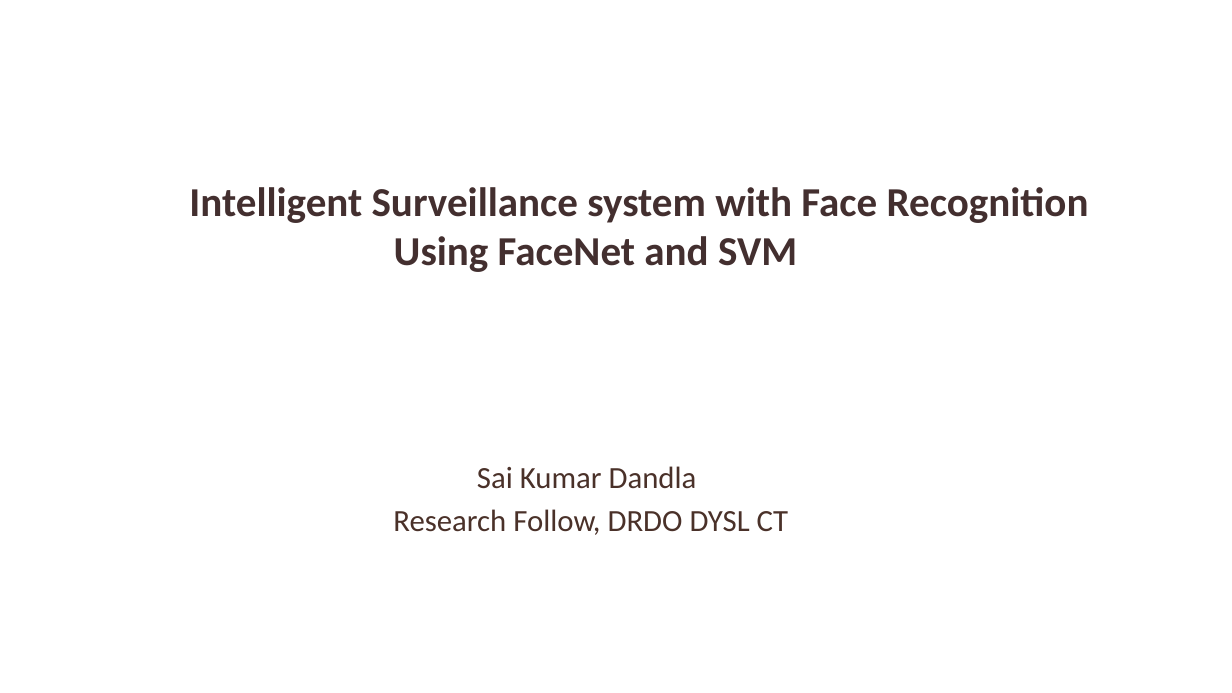
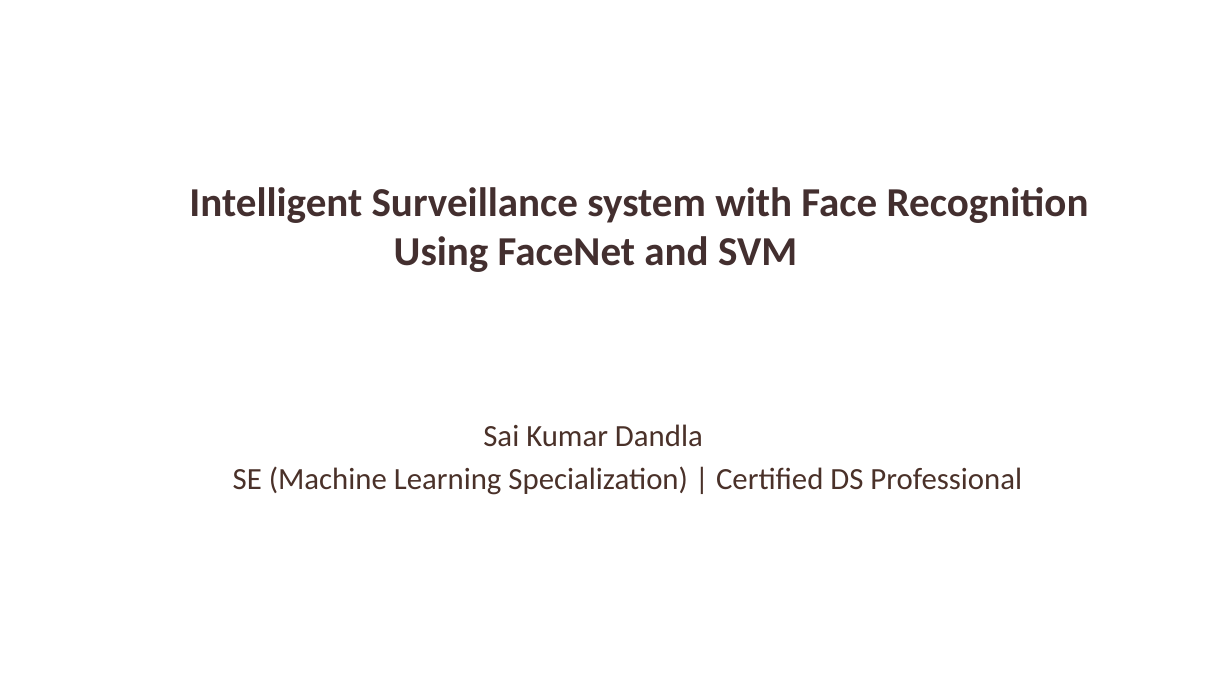
Before and after one commit to raiamit640/Intellengent-Face-Recognization, a slide deck: slide 1 of FacenetF.pptx. Drawn at 1232x693 pixels with LibreOffice and Linux fonts; fonts in the diff are those of the drawing; background and template pictures are left out. Boxes give left, top, right and bottom in pixels: in the first picture for what was removed or moved away, otherwise in the second. Text is boxed around its words. In the diff, an @@ line names an element or a change of style, - is before the commit and + after.

Commit message:
Updated PPT for FDP

```diff
--- a/FacenetF.pptx
+++ b/FacenetF.pptx
@@ text "Sai Kumar Dandla": place and size @@
-text "Sai Kumar Dandla" at box(393, 466, 789, 535)
+text "Sai Kumar Dandla" at box(233, 424, 1022, 495)
@@ text at box(233, 466, 1022, 495): text changed @@
-Research Follow, DRDO DYSL CT
+SE (Machine Learning Specialization) | Certified DS Professional
```
Also in this commit, not shown: 4 other slides changed, 2 slides added, 6 slides removed.
